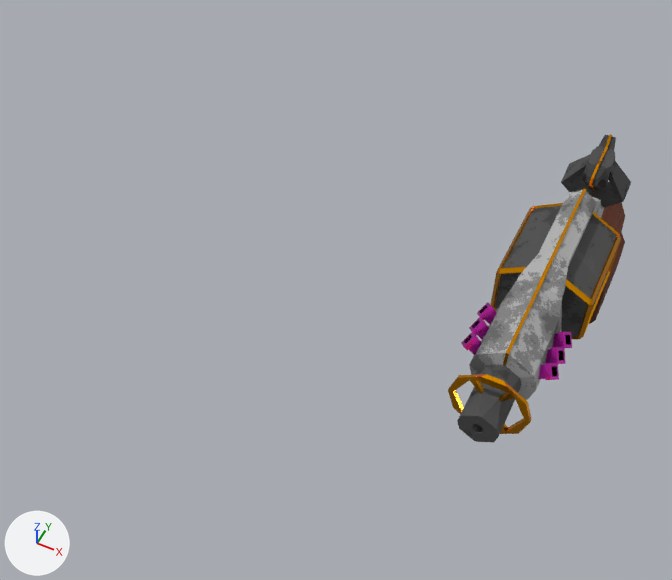
Two versions of the Blender file Models/Guns/mdl_revolver.blend, one commit apart.
The view is the same before and after, from a camera (50 mm lens) standing at (0.042, -0.365, 0.371) and looking at (-0.109, -0.065, -0.005). Every picture has the same lights, and +X, +Y and +Z are marked at lower left.

The scene before the commit, as lines of its bpy script (objects in view):
```python
me_body = bpy.data.meshes.new('Body')
me_body.from_pydata(...)  # 439 vertices, 447 faces; spans x -0.02..0.02, y -0.113..0.118, z -0.073..0.067
# faces by material slot: [126, 66, 70, 185]
me_body.materials.append(mat_main_001)
me_body.materials.append(mat_grip)
me_body.materials.append(mat_accent)
me_body.materials.append(mat_trim)  # orange #ffa800
me_cylinder = bpy.data.meshes.new('Cylinder')
me_cylinder.from_pydata(...)  # 108 vertices, 104 faces; spans x -0.0058..0.0059, y -0.0176..0.0136, z -0.018..0.0135
# faces by material slot: [50, 54]
me_cylinder.materials.append(mat_accent)
me_cylinder.materials.append(mat_trim)  # orange #ffa800
me_cylinder_001 = bpy.data.meshes.new('Cylinder.001')
me_cylinder_001.from_pydata(...)  # 72 vertices, 74 faces; spans x -0.0227..0.0227, y -0.0248..0.0248, z -0.0253..0.0253
# faces by material slot: [8, 66]
me_cylinder_001.materials.append(mat_accent)
me_cylinder_001.materials.append(mat_trim)  # orange #ffa800
ob_body = bpy.data.objects.new('Body', me_body)
ob_body.location = (0.0, -0.0428, 0.0094)
ob_hammer = bpy.data.objects.new('Hammer', me_cylinder)
ob_hammer.parent = ob_body
ob_hammer.location = (0.0, 0.0555, 0.0545)
ob_spinner = bpy.data.objects.new('Spinner', me_cylinder_001)
ob_spinner.parent = ob_body
ob_spinner.location = (0.0, -0.00631, 0.0376)
```
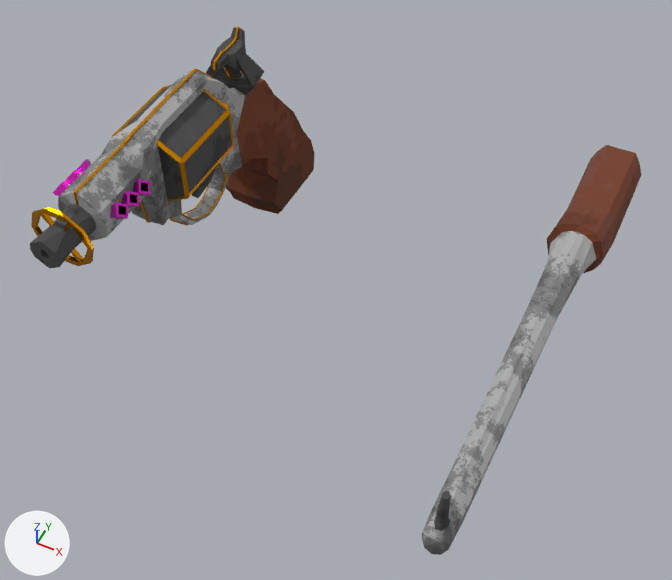
Boxes [x1, y1, x2, y2] around the edits, measured in the pictures (672 x 580 px):
'Body', moved: before [448, 154, 631, 442]; after [30, 50, 315, 268]
'Plane', added: after [422, 145, 641, 555]
'Spinner', moved: before [491, 203, 621, 339]; after [111, 85, 234, 202]
'Hammer', moved: before [583, 134, 616, 192]; after [211, 27, 246, 81]
'WarpFuseL3', moved: before [538, 363, 559, 380]; after [110, 203, 128, 220]
'WarpFuseL2', moved: before [545, 347, 566, 364]; after [122, 191, 139, 208]
'WarpFuseL1', moved: before [552, 332, 572, 348]; after [133, 179, 150, 196]
'WarpFuseR3', moved: before [461, 332, 482, 355]; after [53, 181, 69, 196]
'WarpFuseR2', moved: before [469, 317, 489, 340]; after [65, 170, 80, 185]
'WarpFuseR1', moved: before [477, 302, 497, 324]; after [77, 159, 91, 173]
'Trigger', moved (not visible before): after [192, 169, 215, 198]
'Fuses', moved (not visible before): after [219, 100, 229, 108]

What the commit changed:
Mesh me_plane is new.
It has 91 vertices, 76 faces and spans x 0.0..0.016, y -0.197..0.099, z -0.03..0.058.
Faces by material slot: [28, 36, 12].
It uses material mat_grip.
It uses material mat_main_001.
It uses material mat_accent.
Object 'Body' (ob_body) moves from (0.0, -0.0428, 0.0094) to (-0.2143, -0.0428, 0.0094).
Object 'Plane' (ob_plane) is new; it shows me_plane.
Its location is (0.0, 0.0, 0.0).
It gains a MIRROR modifier named 'Mirror'.
Modifier setting: use_clip = True.
Modifier setting: merge_threshold = 0.00001.
